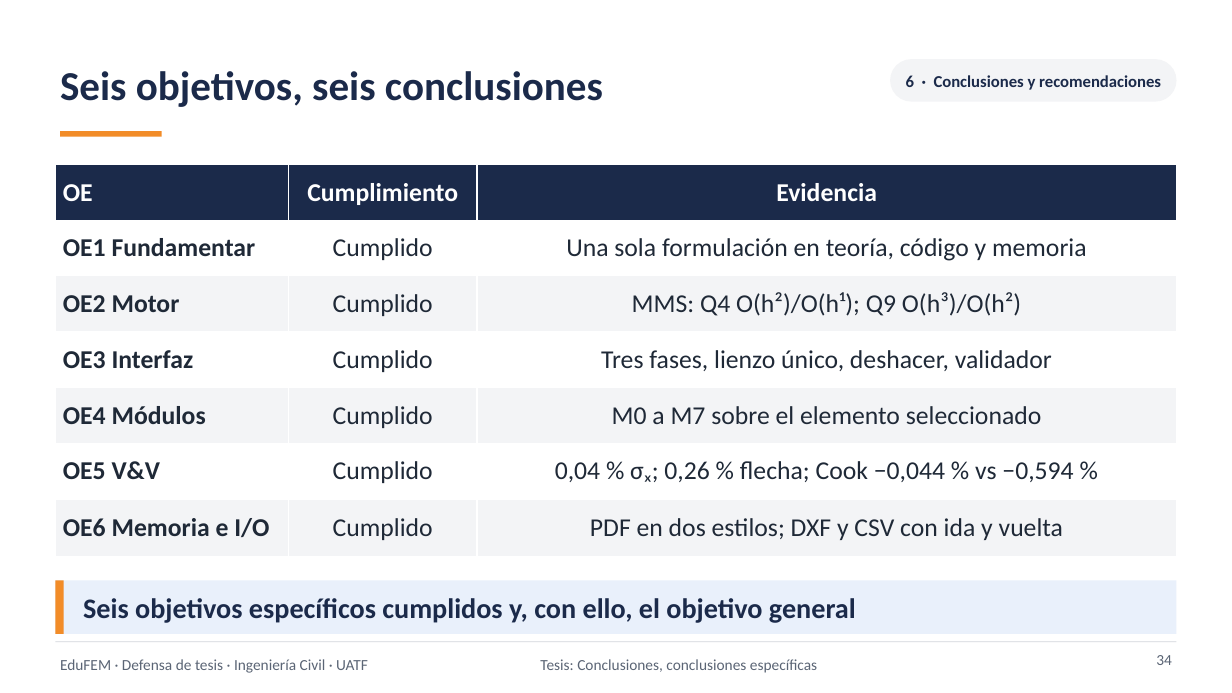
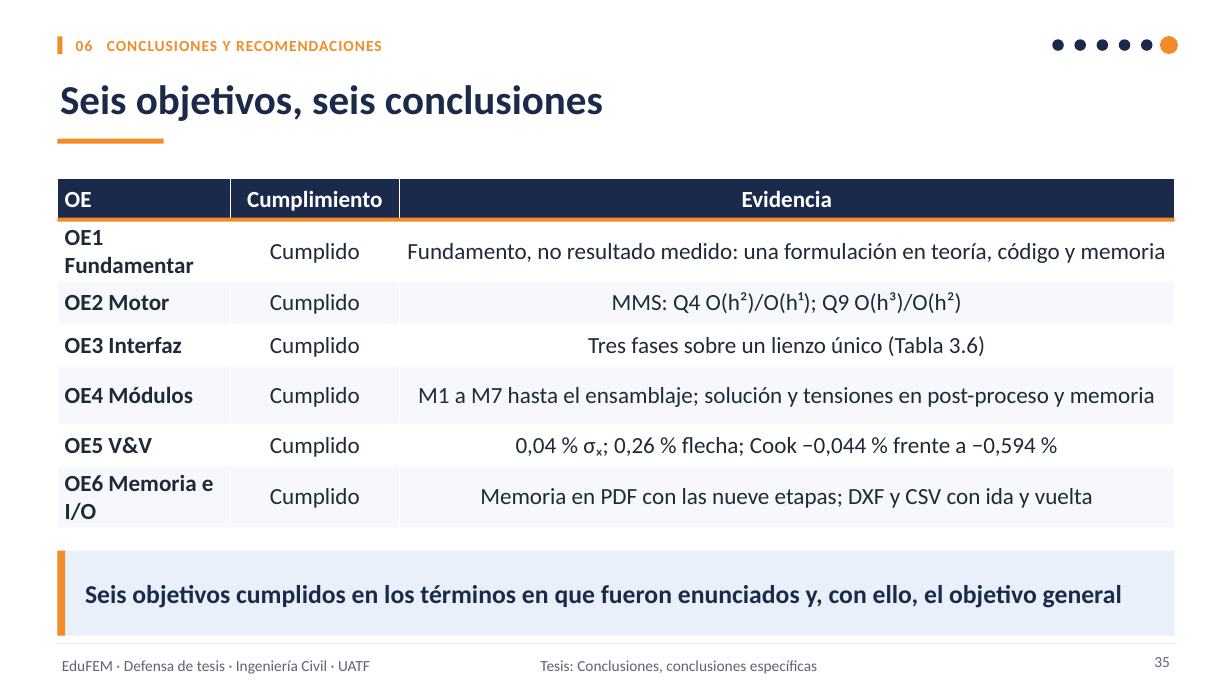
Before and after one commit to Sucullani/SoftwareED, a slide deck: slide 35 of tesis/presentacion/Defensa_EduFEM.pptx (slide 34 before the commit). Drawn at 1232x693 pixels with LibreOffice and Linux fonts; fonts in the diff are those of the drawing. Boxes give left, top, right and bottom in pixels: in the first picture for what was removed or moved away, otherwise in the second. Text is boxed around its words. In the diff, an @@ line names an element or a change of style, - is before the commit and + after.

```diff
--- a/tesis/presentacion/Defensa_EduFEM.pptx
+++ b/tesis/presentacion/Defensa_EduFEM.pptx
@@ text "Seis objetivos, seis conclusiones" moved from (x1=60, y1=71, x2=603, y2=107) to (x1=60, y1=85, x2=603, y2=121) @@
@@ rectangle added at (x1=57, y1=37, x2=63, y2=55), fill #F28C28 @@
@@ text added at (x1=76, y1=40, x2=381, y2=51), 12 pt, text #F28C28, bold @@
+06 CONCLUSIONES Y RECOMENDACIONES
@@ rounded rectangle removed at (x1=890, y1=59, x2=1177, y2=102) @@
-6 · Conclusiones y recomendaciones
@@ ellipse added at (x1=1053, y1=39, x2=1064, y2=50), fill #1B2A4A @@
@@ ellipse added at (x1=1075, y1=39, x2=1086, y2=50), fill #1B2A4A @@
@@ ellipse added at (x1=1097, y1=39, x2=1108, y2=50), fill #1B2A4A @@
@@ ellipse added at (x1=1119, y1=39, x2=1130, y2=50), fill #1B2A4A @@
@@ ellipse added at (x1=1141, y1=39, x2=1153, y2=50), fill #1B2A4A @@
@@ ellipse added at (x1=1160, y1=36, x2=1178, y2=55), fill #F28C28 @@
@@ rectangle resized from (x1=60, y1=131, x2=162, y2=137) to (x1=57, y1=139, x2=164, y2=144) @@
@@ table at (x1=57, y1=178, x2=1175, y2=524) @@
-row 2, column 3: Una sola formulación en teoría, código y memoria
+row 2, column 3: Fundamento, no resultado medido: una formulación en teoría, código y memoria
-row 4, column 3: Tres fases, lienzo único, deshacer, validador
+row 4, column 3: Tres fases sobre un lienzo único (Tabla 3.6)
-row 5, column 3: M0 a M7 sobre el elemento seleccionado
+row 5, column 3: M1 a M7 hasta el ensamblaje; solución y tensiones en post-proceso y memoria
-row 6, column 3: 0,04 % σₓ; 0,26 % flecha; Cook −0,044 % vs −0,594 %
+row 6, column 3: 0,04 % σₓ; 0,26 % flecha; Cook −0,044 % frente a −0,594 %
-row 7, column 3: PDF en dos estilos; DXF y CSV con ida y vuelta
+row 7, column 3: Memoria en PDF con las nueve etapas; DXF y CSV con ida y vuelta
@@ fill #F3F4F6 to #F6F8FC in 9 cells @@
@@ size 20 to 18 pt in "OE", "Cumplimiento", "Evidencia", "OE1 Fundamentar" and 12 more places @@
@@ table resized from (x1=55, y1=165, x2=1177, y2=556) to (x1=57, y1=178, x2=1175, y2=524) @@
@@ rectangle added at (x1=57, y1=217, x2=1175, y2=221), fill #F28C28 @@
@@ rectangle resized from (x1=55, y1=580, x2=64, y2=634) to (x1=57, y1=551, x2=66, y2=636) @@
@@ rectangle resized from (x1=55, y1=580, x2=1177, y2=634) to (x1=57, y1=551, x2=1175, y2=636) @@
@@ rectangle at (x1=57, y1=551, x2=1175, y2=636): fill #E9F0FB to #EAF0FA @@
@@ text at (x1=85, y1=585, x2=1122, y2=608): text changed; size 22 to 20 pt @@
-Seis objetivos específicos cumplidos y, con ello, el objetivo general
+Seis objetivos cumplidos en los términos en que fueron enunciados y, con ello, el objetivo general
@@ rectangle at (x1=57, y1=643, x2=1175, y2=644): fill #D1D5DB to #DCE3EE @@
@@ page number added at (x1=1154, y1=657, x2=1170, y2=667), 12 pt, text #5B6575 @@
+35
@@ page number removed at (x1=1156, y1=655, x2=1172, y2=665) @@
-34
```
Also in this commit, not shown: 37 other slides changed, 1 slide added, 10 other files.
